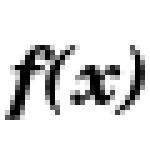
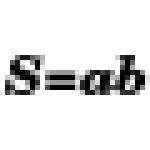
Two versions of the same layered image (150 x 150). Layer-by-layer changes:
renamed "f(x)" to "S=ab", painted on it over [0, 45, 150, 120]
